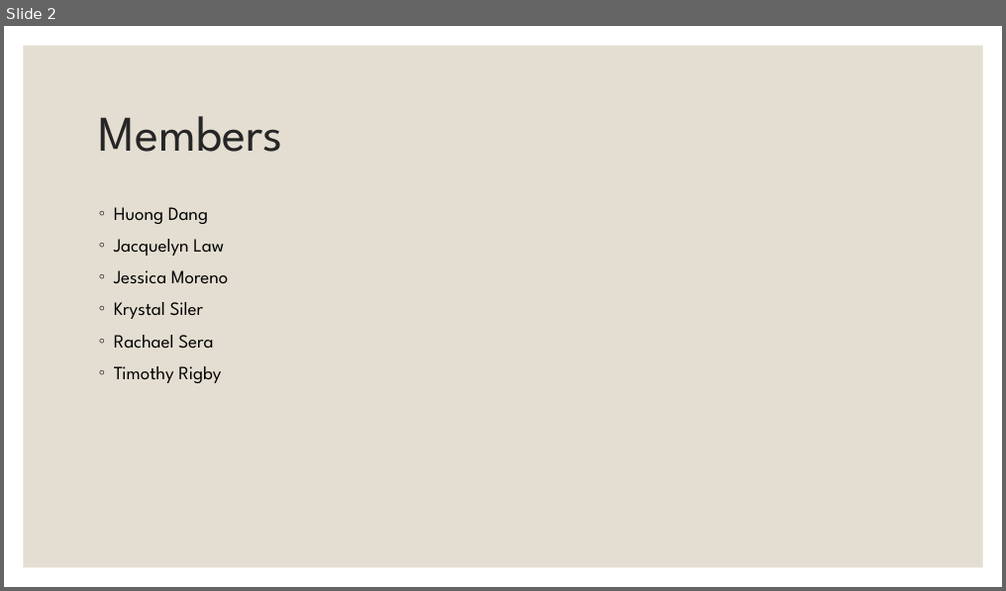
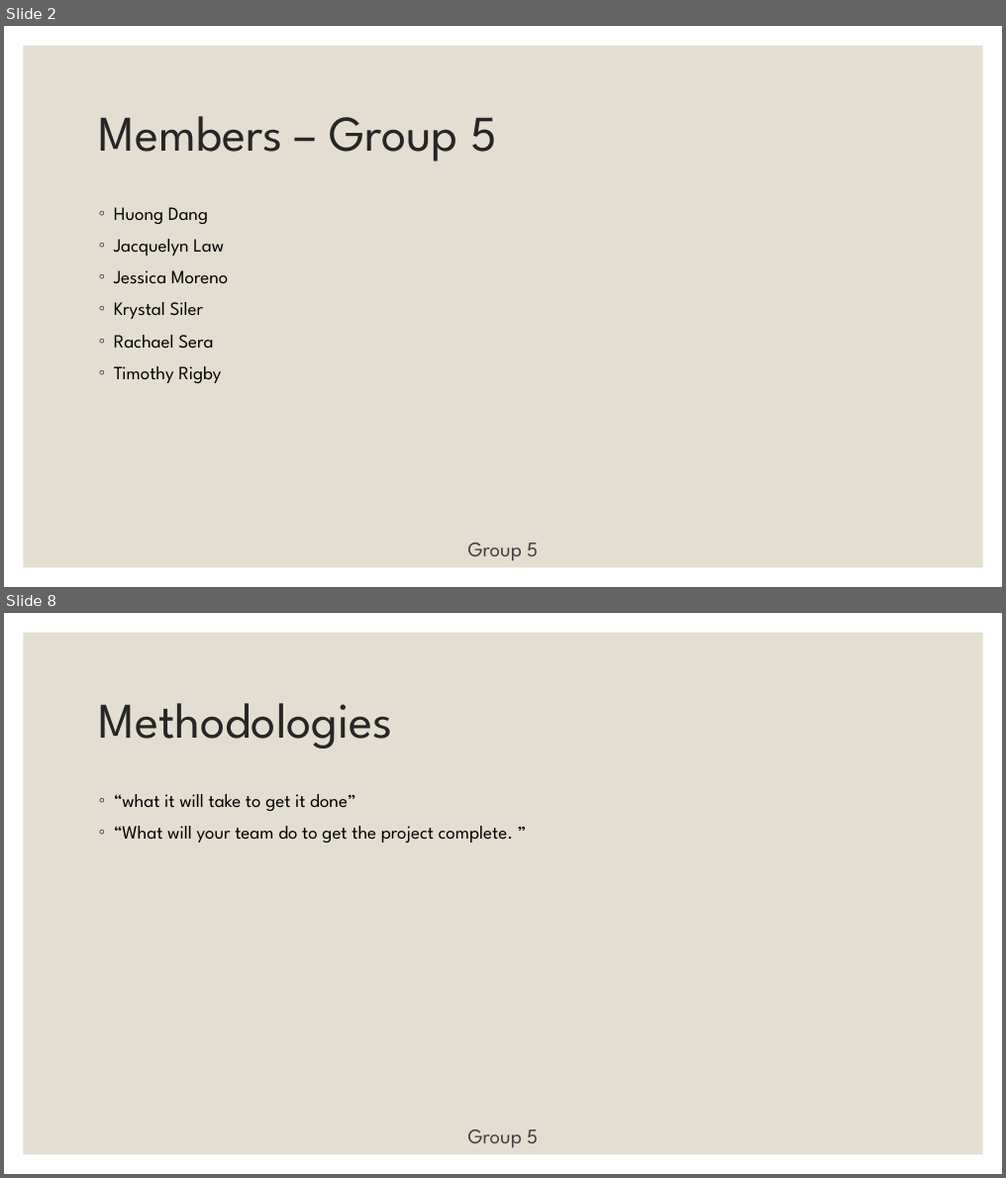
Before and after one commit to rsera/CommunityServiceTracker, a slide deck: Presentation 1.pptx. Shown one above the other, each under a label of ours: slide 2 before the commit, slides 2 and 8 after it; the slides between them are not shown. The pictures are 1006x591 and 1006x1178 pixels, drawn with LibreOffice and Linux fonts; fonts in the diff are those of the drawing. Boxes give left, top, right and bottom in pixels: in the first picture for what was removed or moved away, otherwise in the second. Text is boxed around its words. In the diff, an @@ line names an element or a change of style, - is before the commit and + after.

```diff
--- a/Presentation 1.pptx
+++ b/Presentation 1.pptx
@@ slide 8 added at [4,613,1002,1174], background #FFFFFF; not listed: 1 template element that a slide beside it also shows @@
@@ title added at [99,703,393,749], 48 pt, text #262626 @@
+Methodologies
@@ text added at [114,794,513,843], 18 pt, text #000000 @@
+◦ “what it will take to get it done”
+◦ “What will your team do to get the project complete. ”
@@ text added at [468,1130,538,1149], 20 pt, text #404040 @@
+Group 5
@@ slide 2 changed as well @@
@@ title at [99,116,497,162]: text changed @@
-Members
+Members – Group 5
@@ text added at [468,543,538,562], 20 pt, text #404040 @@
+Group 5
```
Also in this commit, not shown: 6 other slides changed, 10 other slides added, 1 slide removed, 2 other files.
